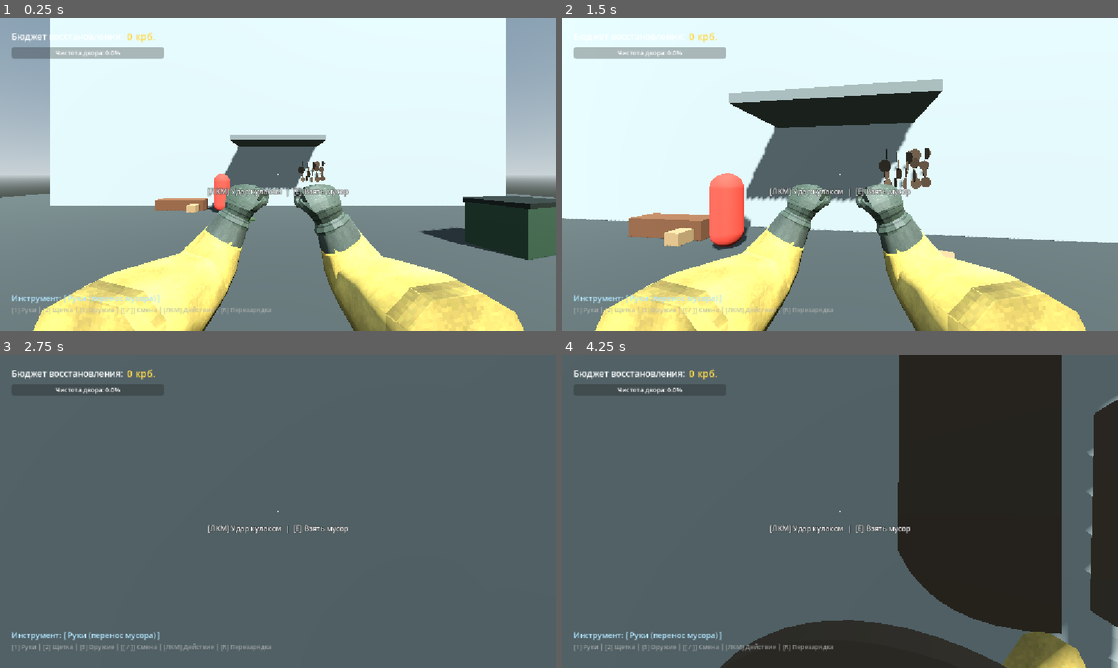
Above: before the commit, frames 1-4 (two rows, left to right).
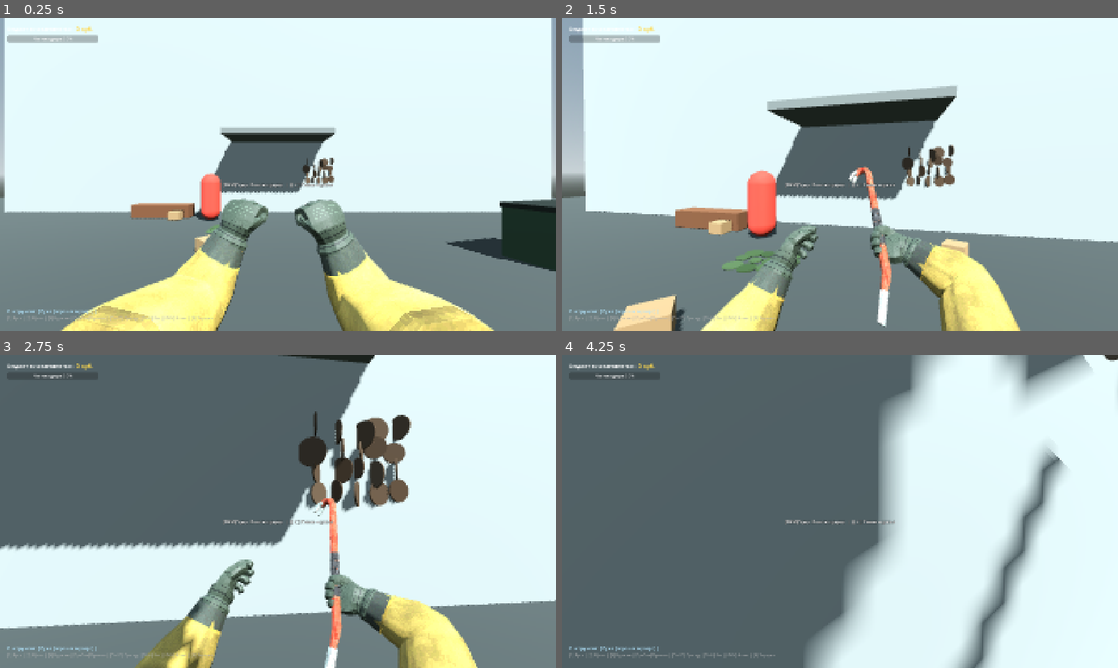
Above: after the commit, the same moments.

Repository: INTICH082/Pripyat
Game: Godot game, scene res://scenes/world/TestCourtyard.tscn
Same seed, same stepped clock (60 frames per second), same inputs: the game is played once before the commit and once after it.
Inputs (mouse positions are in pixels of both pictures, inside the frame that each line leads up to):
- Up to frame 1 (0.25 s): no input
- Up to frame 2 (1.5 s): move the mouse to (867, 174) at 0.52 s; hold Shift (sprint) 0.53-1.28 s; hold W (move_forward) from 0.53 s (still down); click (867, 174) at 0.67 s; tap Space (jump) at 0.77, 1.07 s; tap Ctrl (crouch, bound only after the commit) at 0.8, 1.35 s; move the mouse to (812, 174) at 1.27 s
- Up to frame 3 (2.75 s): keep holding W (move_forward); tap Space (jump) at 1.52, 1.82, 2.3 s; tap C (crouch_c, bound only after the commit) at 1.55 s; move the mouse to (289, 505) at 2.02 s; hold C (crouch_c, bound only after the commit) from 2.03 s (still down)
- Up to frame 4 (4.25 s): keep holding W (move_forward); move the mouse to (834, 517) at 2.77 s; release C (crouch_c, bound only after the commit) at 2.78 s; tap Space (jump) at 2.85, 3.02, 3.32, 3.77, 4.07 s; click (834, 517) at 2.92 s; tap Shift (sprint) at 3.05 s; move the mouse to (878, 514) at 3.52 s; hold Ctrl (crouch, bound only after the commit) from 3.53 s (still down); tap G (drop) at 3.6 s

The runs differ from the first frame. In frame 1, 30% of the frame differs, in the area x 0-100%, y 0-100%; in frame 2, 29%; in frame 3, 65%; in frame 4, 49%.

Commit message:
feat(core): per-shot fire anims, instant weapon draw, 1080p sharp display, 360/89.5 deg aim down, FOV fix, crouch/jump/sprint core mechanics

Diff:
--- a/project.godot
+++ b/project.godot
@@ -22,8 +22,12 @@
 
 [display]
 
+window/size/viewport_width=1920
+window/size/viewport_height=1080
+window/size/resizable=true
 window/stretch/mode="canvas_items"
 window/stretch/aspect="expand"
+window/stretch/scale_mode="fractional"
 
 [physics]
 
@@ -32,3 +36,8 @@
 [rendering]
 
 rendering_device/driver.windows="d3d12"
+scaling_3d/mode=0
+scaling_3d/scale=1.0
+textures/canvas_textures/default_texture_filter=1
+anti_aliasing/quality/msaa_3d=2
+anti_aliasing/quality/screen_space_aa=1
--- a/scenes/player/Player.tscn
+++ b/scenes/player/Player.tscn
@@ -41,7 +41,7 @@
 transform = Transform3D(1, 0, 0, 0, 1, 0, 0, 0, 1, 0, 1.665, -0.19)
 
 [node name="Camera3D" type="Camera3D" parent="Head"]
-fov = 80.0
+fov = 70.0
 near = 0.05
 
 [node name="InteractionRay" type="RayCast3D" parent="Head/Camera3D"]
@@ -67,6 +67,7 @@
 surface_material_override/0 = SubResource("StandardMaterial3D_bristles")
 
 [node name="FPSViewModel" parent="Head/Camera3D" instance=ExtResource("4_fps_model")]
+transform = Transform3D(1, 0, 0, 0, 1, 0, 0, 0, 1, 0, -0.04, -0.06)
 
 [node name="WeaponManager" type="Node3D" parent="Head/Camera3D" node_paths=PackedStringArray("camera", "fps_viewmodel")]
 script = ExtResource("3_wmanager")
--- a/scenes/ui/HUD.tscn
+++ b/scenes/ui/HUD.tscn
@@ -124,4 +124,4 @@
 layout_mode = 2
 theme_override_colors/font_color = Color(0.7, 0.7, 0.7, 0.8)
 theme_override_font_sizes/font_size = 13
-text = "[1] Руки | [2] Щетка | [3] Оружие | [[ / ]] Смена | [ЛКМ] Действие | [R] Перезарядка"
+text = "[1] Руки | [2] Щетка | [3] Оружие | [Пробел] Прыжок | [Ctrl/C] Присед | [Shift] Бег | [ЛКМ] Атака | [R] Зарядка"
--- a/scripts/core/EventBus.gd
+++ b/scripts/core/EventBus.gd
@@ -33,6 +33,8 @@
 	_ensure_key_action("move_right", KEY_D)
 	_ensure_key_action("jump", KEY_SPACE)
 	_ensure_key_action("sprint", KEY_SHIFT)
+	_ensure_key_action("crouch", KEY_CTRL)
+	_ensure_key_action("crouch_c", KEY_C)
 	_ensure_key_action("interact", KEY_E)
 	_ensure_key_action("drop", KEY_G)
 	_ensure_mouse_action("primary_action", MOUSE_BUTTON_LEFT)
--- a/scripts/player/PlayerController.gd
+++ b/scripts/player/PlayerController.gd
@@ -8,16 +8,18 @@
 
 @export_group("Движение")
 @export var walk_speed: float = 4.5
-@export var sprint_speed: float = 7.0
-@export var jump_velocity: float = 4.2
+@export var sprint_speed: float = 7.5
+@export var crouch_speed: float = 2.2
+@export var jump_velocity: float = 4.8
 @export var acceleration: float = 12.0
 @export var friction: float = 10.0
 @export var gravity: float = 14.0
 
 @export_group("Камера и Обзор")
 @export var mouse_sensitivity: float = 0.0025
-@export var max_pitch: float = 85.0
-
+@export var max_pitch: float = 89.5
+
+@onready var collision_shape: CollisionShape3D = $CollisionShape3D
 @onready var head: Node3D = $Head
 @onready var camera: Camera3D = $Head/Camera3D
 @onready var interaction_ray: RayCast3D = $Head/Camera3D/InteractionRay
@@ -27,9 +29,16 @@
 @onready var weapon_manager: WeaponManager = get_node_or_null("Head/Camera3D/WeaponManager")
 
 var anim_player: AnimationPlayer = null
-var current_tool: ToolMode = ToolMode.HANDS
+var current_tool: ToolMode = ToolMode.WEAPON
 var held_trash: CarryableTrash = null
 var current_prompt: String = ""
+
+# Параметры приседания
+var is_crouching: bool = false
+const STANDING_HEIGHT: float = 1.75
+const CROUCHING_HEIGHT: float = 1.10
+const STANDING_HEAD_Y: float = 1.665
+const CROUCHING_HEAD_Y: float = 1.05
 
 # Покачивание головы (Head Bob)
 var bob_time: float = 0.0
@@ -121,11 +130,11 @@
 	_apply_head_bob(delta)
 	_update_character_animation()
 
-	# Обновление FPS-анимации рук в зависимости от скорости ходьбы/бега
+	# Обновление FPS-анимации рук в зависимости от скорости, спринта, приседания и воздуха
 	if weapon_manager and (current_tool == ToolMode.WEAPON or (current_tool == ToolMode.HANDS and held_trash == null)):
 		var flat_speed = Vector2(velocity.x, velocity.z).length()
-		var is_sprinting = Input.is_action_pressed("sprint") and flat_speed > 5.0
-		weapon_manager.update_movement_animation(flat_speed, is_sprinting)
+		var is_sprinting = Input.is_action_pressed("sprint") and flat_speed > 4.0 and not is_crouching and is_on_floor()
+		weapon_manager.update_movement_animation(flat_speed, is_sprinting, is_crouching, not is_on_floor())
 
 func _get_body_anim_prefix() -> String:
 	if current_tool == ToolMode.HANDS or current_tool == ToolMode.BRUSH or not weapon_manager or not weapon_manager.current_weapon:
@@ -154,7 +163,7 @@
 
 	if not is_on_floor():
 		action_suffix = "Jump"
-	elif flat_speed > 5.0:
+	elif flat_speed > 5.0 and not is_crouching:
 		action_suffix = "Run-loop"
 	elif flat_speed > 0.2:
 		action_suffix = "Walk-loop"
@@ -168,20 +177,51 @@
 	if target_anim != "" and anim_player.current_animation != target_anim:
 		anim_player.play(target_anim, 0.2)
 
+func _can_stand_up() -> bool:
+	var space_state = get_world_3d().direct_space_state
+	var from = global_position + Vector3(0, CROUCHING_HEIGHT * 0.5, 0)
+	var to = global_position + Vector3(0, STANDING_HEIGHT + 0.1, 0)
+	var query = PhysicsRayQueryParameters3D.create(from, to, 1)
+	query.exclude = [self.get_rid()]
+	var result = space_state.intersect_ray(query)
+	return result.is_empty()
+
 func _handle_movement(delta: float) -> void:
 	# Гравитация
 	if not is_on_floor():
 		velocity.y -= gravity * delta
 
-	# Прыжок
-	if Input.is_action_just_pressed("jump") and is_on_floor():
+	# Приседание (Ctrl или C)
+	var wants_crouch = Input.is_action_pressed("crouch") or Input.is_action_pressed("crouch_c")
+	if wants_crouch:
+		is_crouching = true
+	else:
+		if is_crouching and _can_stand_up():
+			is_crouching = false
+
+	# Плавная смена высоты головы и коллизии
+	var target_head_y = CROUCHING_HEAD_Y if is_crouching else STANDING_HEAD_Y
+	head.position.y = move_toward(head.position.y, target_head_y, 7.0 * delta)
+
+	if collision_shape and collision_shape.shape is CapsuleShape3D:
+		var target_h = CROUCHING_HEIGHT if is_crouching else STANDING_HEIGHT
+		collision_shape.shape.height = move_toward(collision_shape.shape.height, target_h, 7.0 * delta)
+		collision_shape.position.y = collision_shape.shape.height * 0.5
+
+	# Прыжок (нельзя прыгать во время приседания)
+	if Input.is_action_just_pressed("jump") and is_on_floor() and not is_crouching:
 		velocity.y = jump_velocity
 
 	# Направление движения
 	var input_dir = Input.get_vector("move_left", "move_right", "move_forward", "move_backward")
 	var direction = (transform.basis * Vector3(input_dir.x, 0, input_dir.y)).normalized()
 
-	var target_speed = sprint_speed if Input.is_action_pressed("sprint") else walk_speed
+	var is_sprinting = Input.is_action_pressed("sprint") and not is_crouching and is_on_floor() and input_dir.y < 0
+	var target_speed = walk_speed
+	if is_crouching:
+		target_speed = crouch_speed
+	elif is_sprinting:
+		target_speed = sprint_speed
 
 	if direction != Vector3.ZERO:
 		velocity.x = move_toward(velocity.x, direction.x * target_speed, acceleration * delta)
--- a/scripts/weapons/WeaponManager.gd
+++ b/scripts/weapons/WeaponManager.gd
@@ -129,7 +129,7 @@
 
 	_update_weapon_mesh_visibility()
 	_update_fps_skeleton_bones()
-	_play_fps_anim(current_weapon.id + "_Idle-loop", 0.0)
+	_play_fps_anim(current_weapon.id + "_Idle-loop", 0.0, true)
 	_notify_hud()
 
 func equip_fists() -> void:
@@ -200,24 +200,33 @@
 			return a
 	return ""
 
-func _play_fps_anim(anim_name: String, blend_time: float = 0.15) -> void:
+func _play_fps_anim(anim_name: String, blend_time: float = 0.15, restart: bool = false) -> void:
 	if not fps_anim_player:
 		return
 	var full_name = _resolve_fps_anim_name(anim_name)
 	if full_name != "":
-		if fps_anim_player.current_animation != full_name:
+		if restart:
+			fps_anim_player.stop()
+			fps_anim_player.play(full_name, 0.0)
+		elif fps_anim_player.current_animation != full_name:
 			fps_anim_player.play(full_name, blend_time)
 
-func update_movement_animation(flat_speed: float, is_sprinting: bool) -> void:
+func update_movement_animation(flat_speed: float, is_sprinting: bool, is_crouching: bool = false, is_in_air: bool = false) -> void:
 	if is_attacking or is_reloading or not current_weapon or not fps_anim_player:
 		return
 
 	var wid = current_weapon.id
-	if flat_speed > 5.0 and is_sprinting:
+	if is_in_air:
+		fps_anim_player.speed_scale = 1.0
+		_play_fps_anim(wid + "_Idle-loop", 0.3)
+	elif is_sprinting and flat_speed > 4.0:
+		fps_anim_player.speed_scale = 1.0
 		_play_fps_anim(wid + "_Run-loop", 0.2)
 	elif flat_speed > 0.2:
+		fps_anim_player.speed_scale = 0.6 if is_crouching else 1.0
 		_play_fps_anim(wid + "_Walk-loop", 0.2)
 	else:
+		fps_anim_player.speed_scale = 1.0
 		_play_fps_anim(wid + "_Idle-loop", 0.2)
 
 func _return_to_movement_anim() -> void:
@@ -285,7 +294,9 @@
 		strike_anim = FIST_ANIMS[fist_strike_index % FIST_ANIMS.size()]
 		fist_strike_index += 1
 
-	_play_fps_anim(strike_anim, 0.05)
+	if fps_anim_player:
+		fps_anim_player.speed_scale = 1.0
+	_play_fps_anim(strike_anim, 0.0, true)
 
 	# Raycast удара
 	var result = _raycast_attack(current_weapon.effective_range)
@@ -307,19 +318,21 @@
 	is_attacking = true
 	var wid = current_weapon.id
 	var delay = 60.0 / max(1.0, current_weapon.fire_rate)
+	if fps_anim_player:
+		fps_anim_player.speed_scale = 1.0
 
 	if current_weapon.is_burst:
 		# Режим Абакана (отсечка по 2 патрона с темпом 1800 выстр/мин)
 		for b in range(current_weapon.burst_count):
 			if current_mags[wid] > 0:
 				current_mags[wid] -= 1
-				_play_fps_anim(wid + "_Fire", 0.02)
+				_play_fps_anim(wid + "_Fire", 0.0, true)
 				_fire_single_shot()
 				_notify_hud()
 			await get_tree().create_timer(0.033).timeout
 	else:
 		current_mags[wid] -= 1
-		_play_fps_anim(wid + "_Fire", 0.04)
+		_play_fps_anim(wid + "_Fire", 0.0, true)
 		_fire_single_shot()
 		_notify_hud()
 
@@ -345,11 +358,13 @@
 	can_fire = false
 	is_attacking = true
 	var wid = current_weapon.id
+	if fps_anim_player:
+		fps_anim_player.speed_scale = 1.0
 
 	current_mags[wid] -= 1
 	_notify_hud()
 
-	_play_fps_anim(wid + "_Fire", 0.05)
+	_play_fps_anim(wid + "_Fire", 0.05, false)
 	_apply_camera_recoil(0.2)
 
 	# Огненная струя
@@ -372,11 +387,13 @@
 	can_fire = false
 	is_attacking = true
 	var wid = current_weapon.id
+	if fps_anim_player:
+		fps_anim_player.speed_scale = 1.0
 
 	current_mags[wid] -= 1
 	_notify_hud()
 
-	_play_fps_anim(wid + "_Fire", 0.05)
+	_play_fps_anim(wid + "_Fire", 0.0, true)
 	_flash_muzzle()
 	_apply_camera_recoil(1.5)
 
@@ -429,6 +446,16 @@
 	query.collide_with_areas = true
 	query.collide_with_bodies = true
 	query.collision_mask = 1 | 2
+
+	# Исключаем тело самого игрока, чтобы можно было без ограничений стрелять вертикально вниз (в пол/под ноги)
+	var player_node = get_tree().get_first_node_in_group("player")
+	if player_node:
+		var rids: Array[RID] = []
+		if player_node is CollisionObject3D:
+			rids.append((player_node as CollisionObject3D).get_rid())
+		for child in player_node.find_children("*", "CollisionObject3D", true, false):
+			rids.append((child as CollisionObject3D).get_rid())
+		query.exclude = rids
 
 	return space_state.intersect_ray(query)
 
